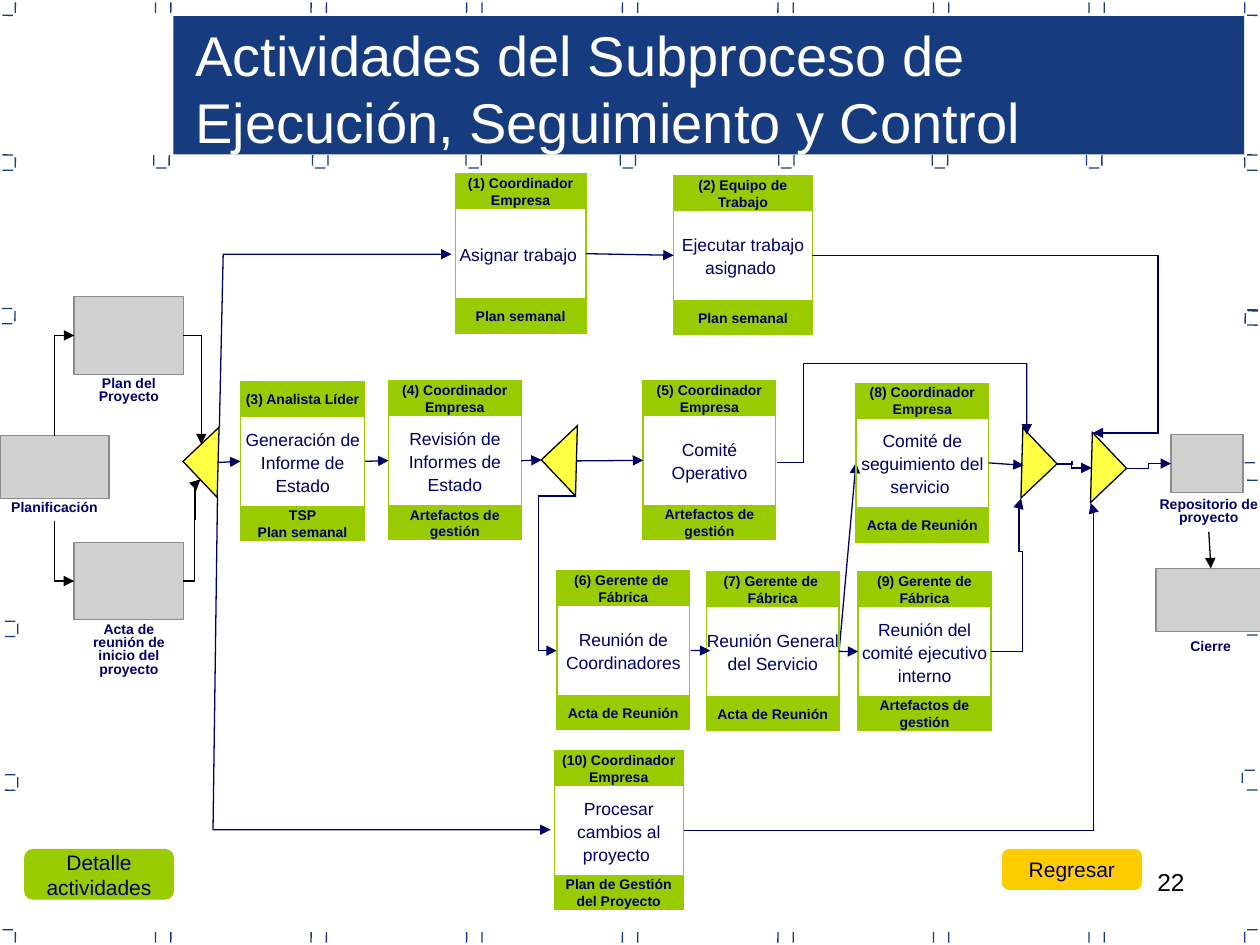
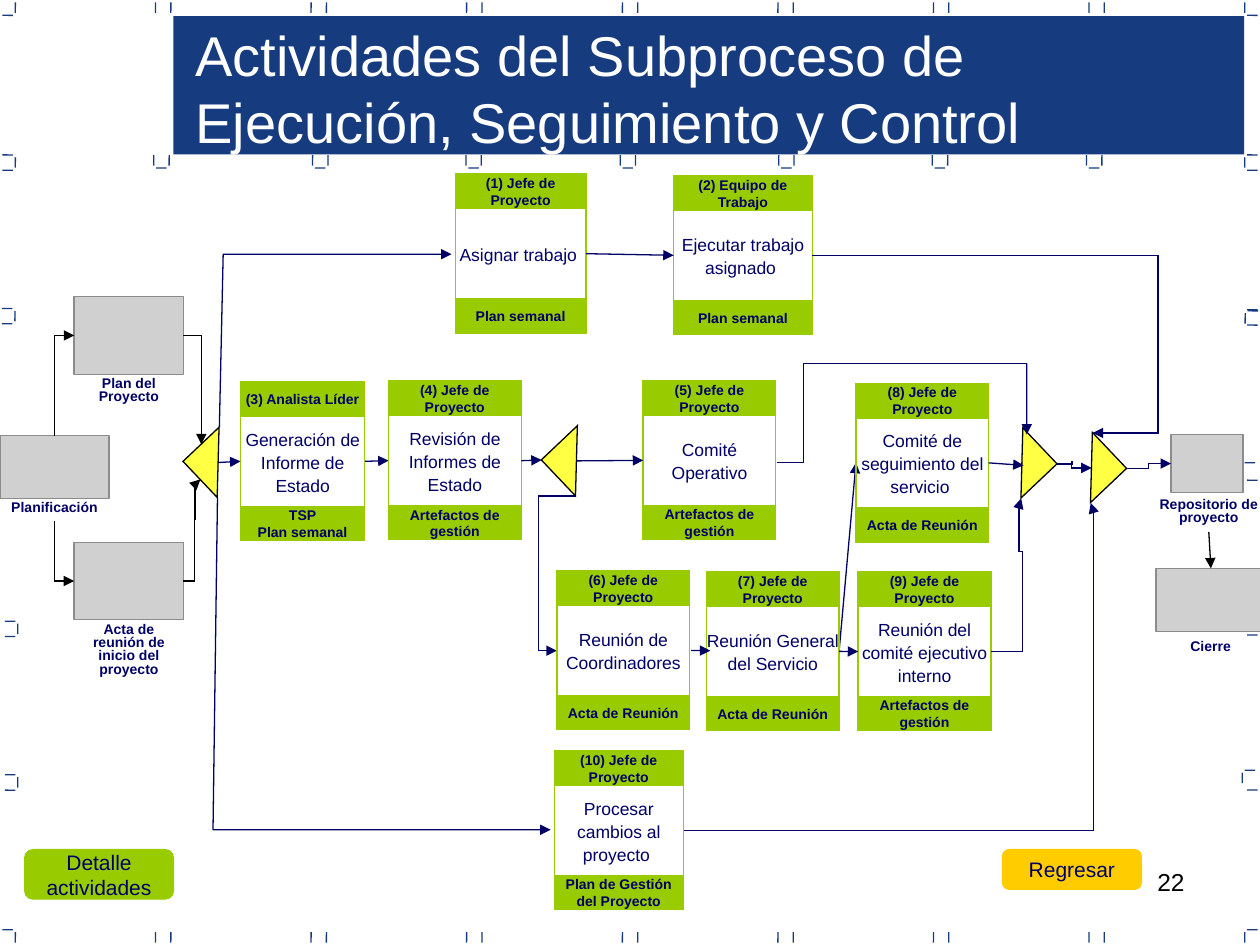
Before and after one commit to joansafr/Dev90PlusPlus, a slide deck: slide 22 of Area PP_PMC/7.0.1.23 Proceso de gestion de proyectos.ppt. Drawn at 1260x945 pixels with LibreOffice and Linux fonts; fonts in the diff are those of the drawing; grey boxes stand for pictures. Boxes give left, top, right and bottom in pixels: in the first picture for what was removed or moved away, otherwise in the second. Text is boxed around its words. In the diff, an @@ line names an element or a change of style, - is before the commit and + after.

Commit message:
Area PP_PMC
Se actualizo la ppt de proceso de gestion y se indico los puntos a
completar/mejorar del Plan de Proyecto (Titulo de color rojo).

```diff
--- a/Area PP_PMC/7.0.1.23 Proceso de gestion de proyectos.ppt
+++ b/Area PP_PMC/7.0.1.23 Proceso de gestion de proyectos.ppt
@@ text in rectangle at [486, 178, 555, 208]: text changed @@
-(1) Coordinador Empresa
+(1) Jefe de Proyecto
@@ text in rectangle at [420, 385, 489, 415]: text changed @@
-(4) Coordinador Empresa
+(4) Jefe de Proyecto
@@ text in rectangle at [675, 385, 744, 415]: text changed @@
-(5) Coordinador Empresa
+(5) Jefe de Proyecto
@@ text in rectangle at [888, 387, 957, 417]: text changed @@
-(8) Coordinador Empresa
+(8) Jefe de Proyecto
@@ text in rectangle at [589, 575, 658, 605]: text changed @@
-(6) Gerente de Fábrica
+(6) Jefe de Proyecto
@@ text in rectangle at [738, 576, 807, 606]: text changed @@
-(7) Gerente de Fábrica
+(7) Jefe de Proyecto
@@ text in rectangle at [890, 576, 959, 606]: text changed @@
-(9) Gerente de Fábrica
+(9) Jefe de Proyecto
@@ text in rectangle at [580, 755, 657, 785]: text changed @@
-(10) Coordinador Empresa
+(10) Jefe de Proyecto
```
Also in this commit, not shown: 19 other slides changed, 1 other file.
